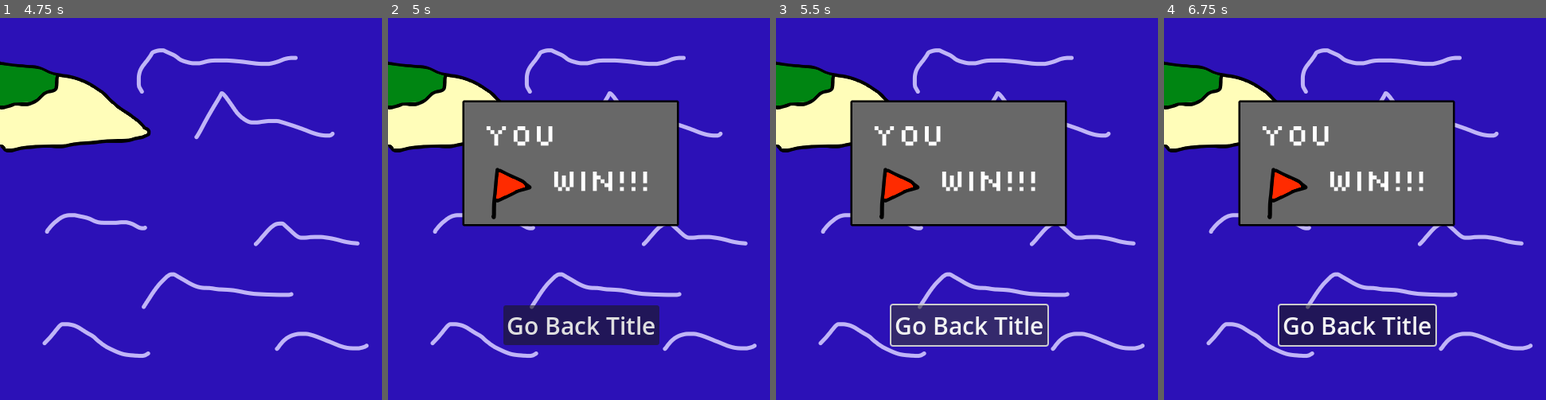
Above: before the commit, frames 1-4 (left to right).
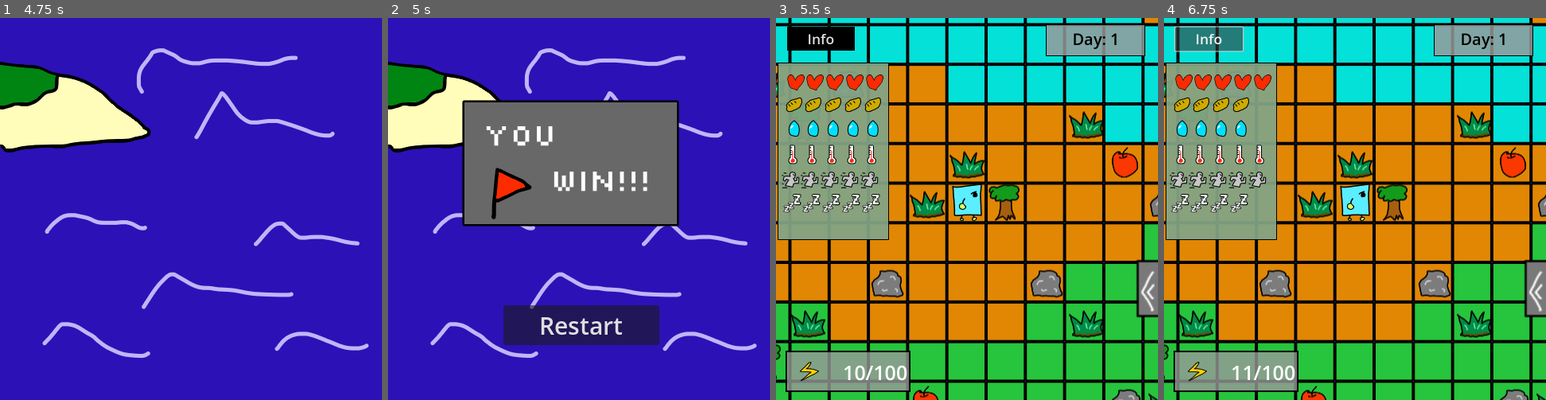
Above: after the commit, the same moments.

Repository: K16858/rl-survival
Game: Godot game, scene res://scene/main.tscn
Two runs of this game, one before a commit and one after it. Both use one fixed random seed, a clock stepped at 60 frames per second and the inputs below.
Inputs (mouse positions are in pixels of both pictures, inside the frame that each line leads up to):
- Up to frame 1 (4.75 s): click (374, 289) at 0.5 s; click (225, 300) at 1.25 s; click (309, 296) at 2 s; click (275, 357) at 2.75 s; move the mouse to (275, 189) at 3.52 s; click (275, 189) at 3.6 s; move the mouse to (114, 228) at 4.27 s; click (114, 228) at 4.35 s
- Up to frame 2 (5 s): no input
- Up to frame 3 (5.5 s): click "Go Back Title" (after the commit: "Restart") at 5 s
- Up to frame 4 (6.75 s): click (1209, 40) at 5.75 s, where only the run after the commit has a clickable "Info"; click (1209, 40) at 6.5 s, where only the run after the commit has a clickable "Info"

Frame 1 is identical in both runs. In frame 2, 1.0% of the frame differs, in the area x 31-70%, y 78-83%; in frame 3, 100%; in frame 4, 100%, in the area x 0-100%, y 0-100%.
Error in both runs: Invalid access to property or key 'next' on a base object of type 'Nil'. (res://script/player/player.gd:48)

Commit message:
リスタートに変更

Diff:
--- a/godot/component/UI/game_over.tscn
+++ b/godot/component/UI/game_over.tscn
@@ -59,7 +59,7 @@
 offset_bottom = 407.0
 theme_override_font_sizes/font_size = 30
 theme_override_styles/normal = SubResource("StyleBoxFlat_u214h")
-text = "Go Back Title"
+text = "Restart"
 
 [node name="Timer" type="Timer" parent="."]
 wait_time = 0.5
--- a/godot/scene/GameClear.tscn
+++ b/godot/scene/GameClear.tscn
@@ -108,7 +108,6 @@
 offset_right = 341.0
 offset_bottom = 411.0
 theme_override_font_sizes/font_size = 30
-text = "Go Back Title
-"
+text = "Restart"
 
 [connection signal="pressed" from="Button" to="." method="_on_button_pressed"]
--- a/godot/script/UI/game_over.gd
+++ b/godot/script/UI/game_over.gd
@@ -16,4 +16,4 @@
 
 
 func _on_button_pressed():
-	pass # Replace with function body.
+	SceneManager.change_scene("main")
--- a/godot/script/game_clear.gd
+++ b/godot/script/game_clear.gd
@@ -11,4 +11,4 @@
 	$Button.visible = true
 
 func _on_button_pressed():
-	pass # Replace with function body.
+	SceneManager.change_scene("main")
